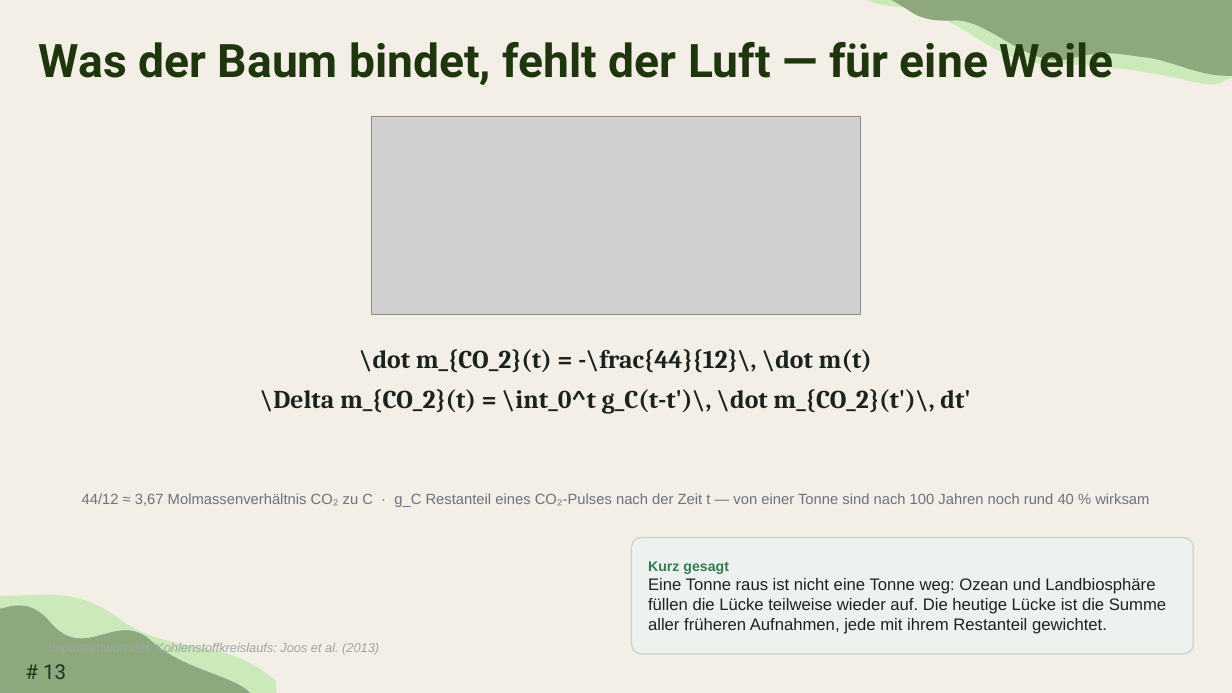
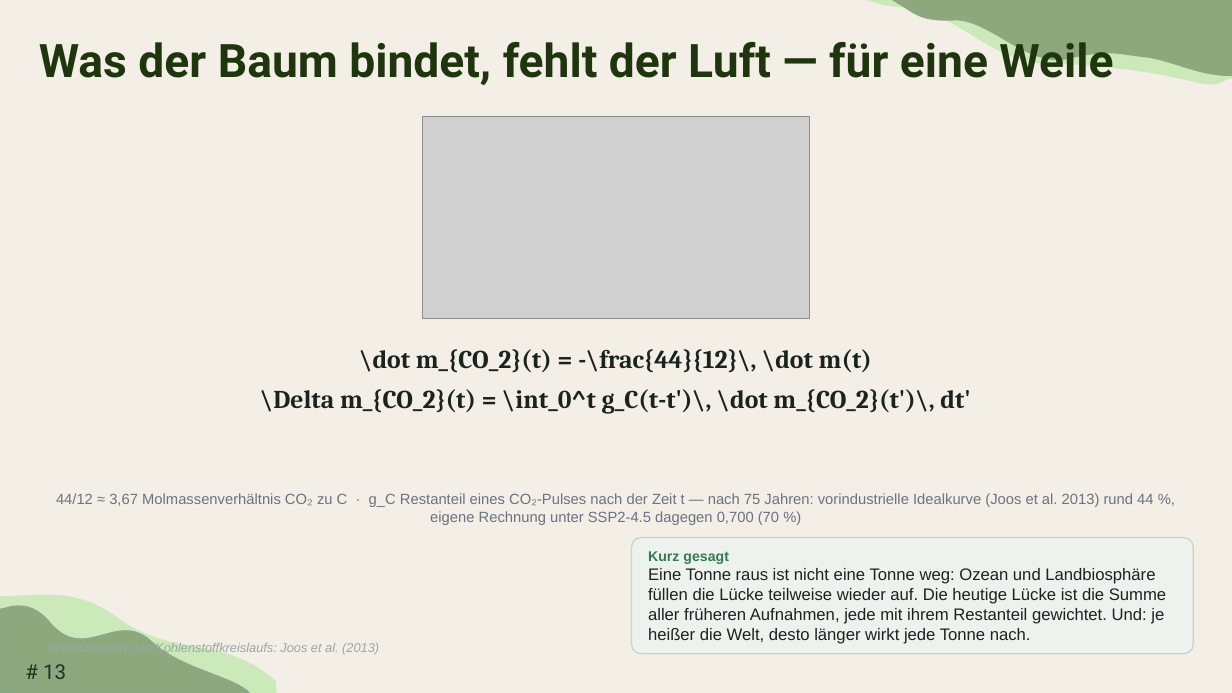
Before and after one commit to TimoDiepers/woodway, a slide deck: slide 13 of docs/slides/dissvortrag.pptx. Drawn at 1232x693 pixels with LibreOffice and Linux fonts; fonts in the diff are those of the drawing; grey boxes stand for pictures; background and template pictures are left out. Boxes give left, top, right and bottom in pixels: in the first picture for what was removed or moved away, otherwise in the second. Text is boxed around its words. In the diff, an @@ line names an element or a change of style, - is before the commit and + after.

```diff
--- a/docs/slides/dissvortrag.pptx
+++ b/docs/slides/dissvortrag.pptx
@@ picture: place and size @@
-picture at [372,116,861,315]
+picture at [422,116,811,319]
@@ text at [56,493,1153,525]: text changed @@
-44/12 ≈ 3,67 Molmassenverhältnis CO₂ zu C · g_C Restanteil eines CO₂-Pulses nach der Zeit t — von einer Tonne sind nach 100 Jahren noch rund 40 % wirksam
+44/12 ≈ 3,67 Molmassenverhältnis CO₂ zu C · g_C Restanteil eines CO₂-Pulses nach der Zeit t — nach 75 Jahren: vorindustrielle Idealkurve (Joos et al. 2013) rund 44 %, eigene Rechnung unter SSP2-4.5 dagegen 0,700 (70 %)
@@ text in rounded rectangle at [648,568,1166,644]: text changed @@
-Eine Tonne raus ist nicht eine Tonne weg: Ozean und Landbiosphäre füllen die Lücke teilweise wieder auf. Die heutige Lücke ist die Summe aller früheren Aufnahmen, jede mit ihrem Restanteil gewichtet.
+Eine Tonne raus ist nicht eine Tonne weg: Ozean und Landbiosphäre füllen die Lücke teilweise wieder auf. Die heutige Lücke ist die Summe aller früheren Aufnahmen, jede mit ihrem Restanteil gewichtet. Und: je heißer die Welt, desto länger wirkt jede Tonne nach.
```
Also in this commit, not shown: 2 other slides changed, 2 other files.
